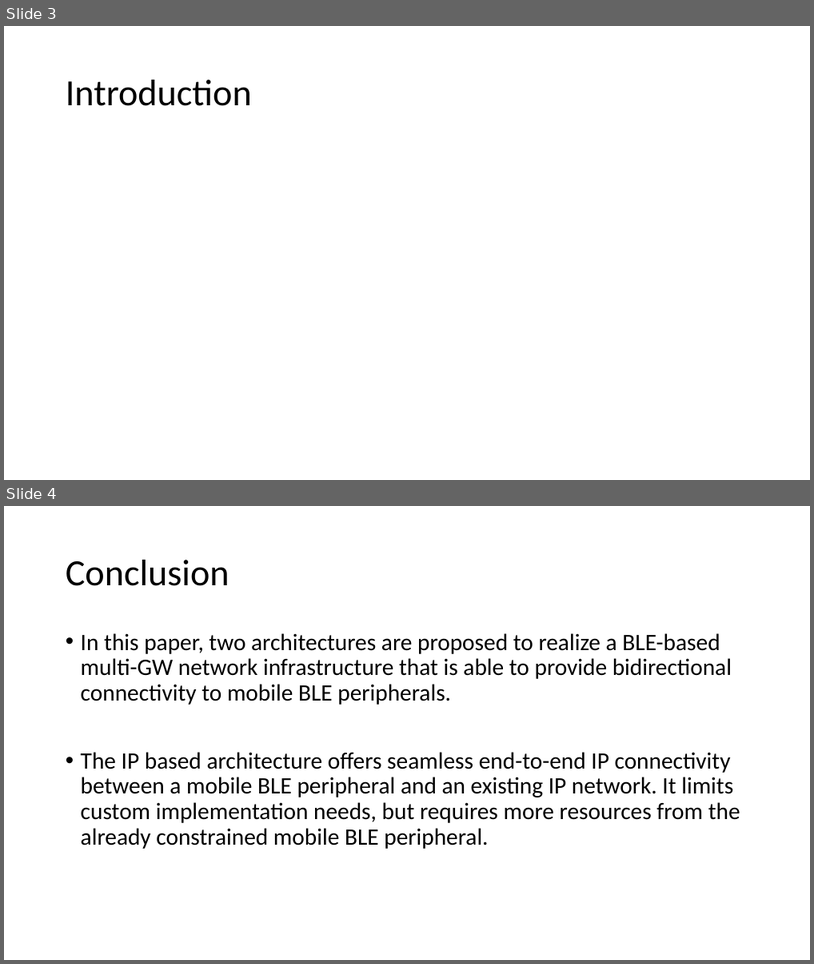
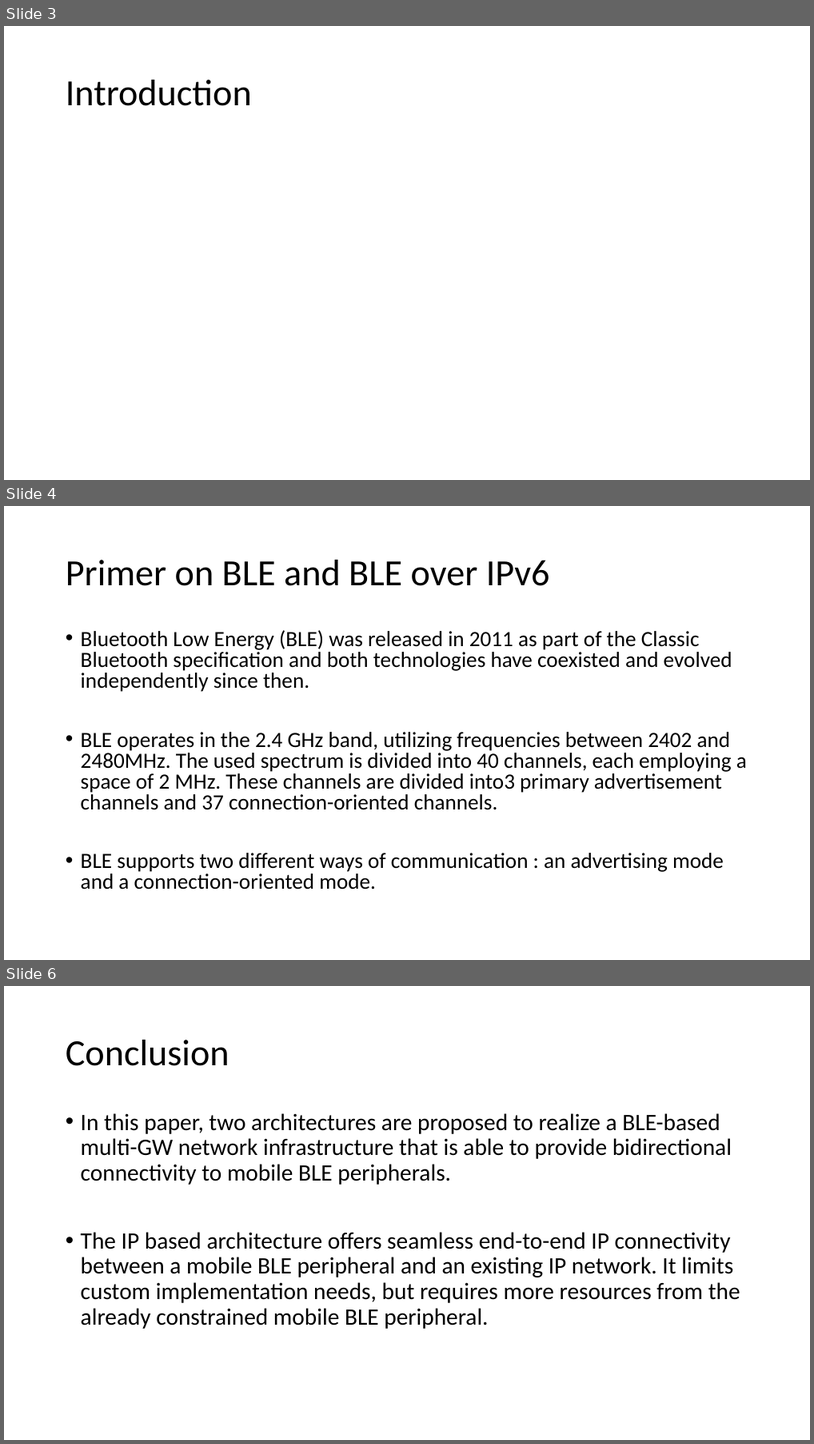
Before and after one commit to EKOISMYLOVE/NTUT_GM_PPT, a slide deck: A BLE-based multi-gateway network infrastructure with handover support for mobile BLE peripherals.pptx. Shown one above the other, each under a label of ours: slides 3 and 4 before the commit, slides 3, 4 and 6 after it; the slides between them are not shown. The pictures are 814x964 and 814x1444 pixels, drawn with LibreOffice and Linux fonts; fonts in the diff are those of the drawing. Boxes give left, top, right and bottom in pixels: in the first picture for what was removed or moved away, otherwise in the second. Text is boxed around its words. In the diff, an @@ line names an element or a change of style, - is before the commit and + after.

Commit message:
A part of Primer

```diff
--- a/A BLE-based multi-gateway network infrastructure with handover support for mobile BLE peripherals.pptx
+++ b/A BLE-based multi-gateway network infrastructure with handover support for mobile BLE peripherals.pptx
@@ slide 4 added at [4, 506, 810, 960], background #FFFFFF @@
@@ title added at [66, 560, 550, 586], 44 pt, text #000000 @@
+Primer on BLE and BLE over IPv6
@@ text added at [81, 630, 747, 889], 25.9 pt, text #000000 @@
+• Bluetooth Low Energy (BLE) was released in 2011 as part of the Classic Bluetooth specification and both technologies have coexisted and evolved independently since then.
+• BLE operates in the 2.4 GHz band, utilizing frequencies between 2402 and 2480MHz. The used spectrum is divided into 40 channels, each employing a space of 2 MHz. These channels are divided into3 primary advertisement channels and 37 connection-oriented channels.
+• BLE supports two different ways of communication : an advertising mode and a connection-oriented mode.
@@ what was slide 4 is now slide 6 @@
```
Also in this commit, not shown: 1 slide changed, 1 other slide added.
